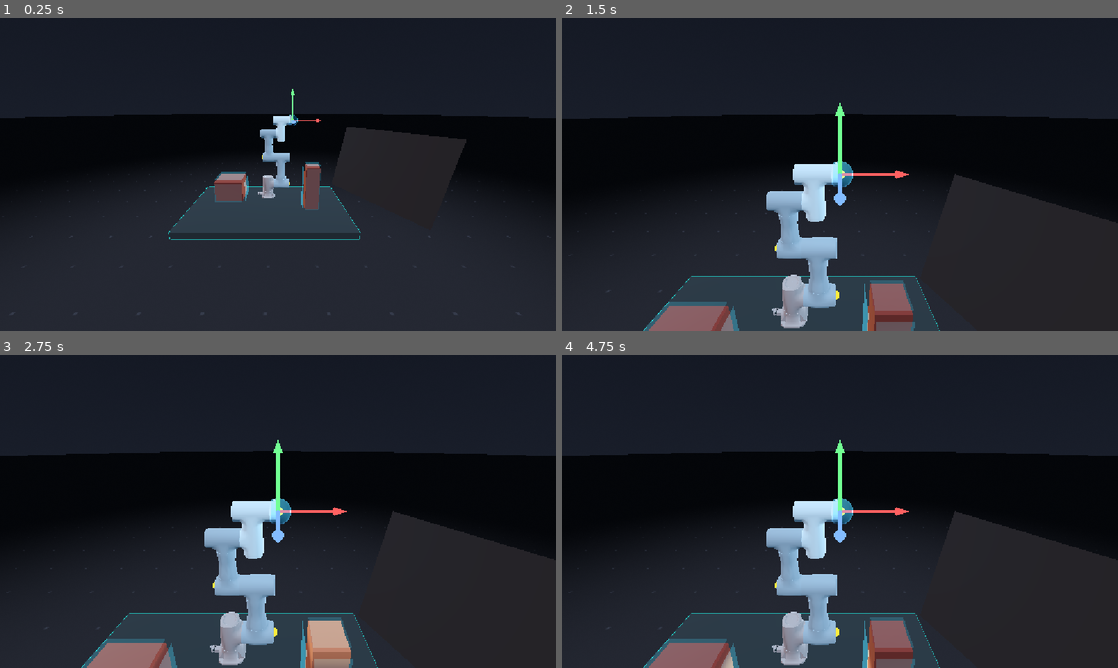
Above: before the commit, frames 1-4 (two rows, left to right).
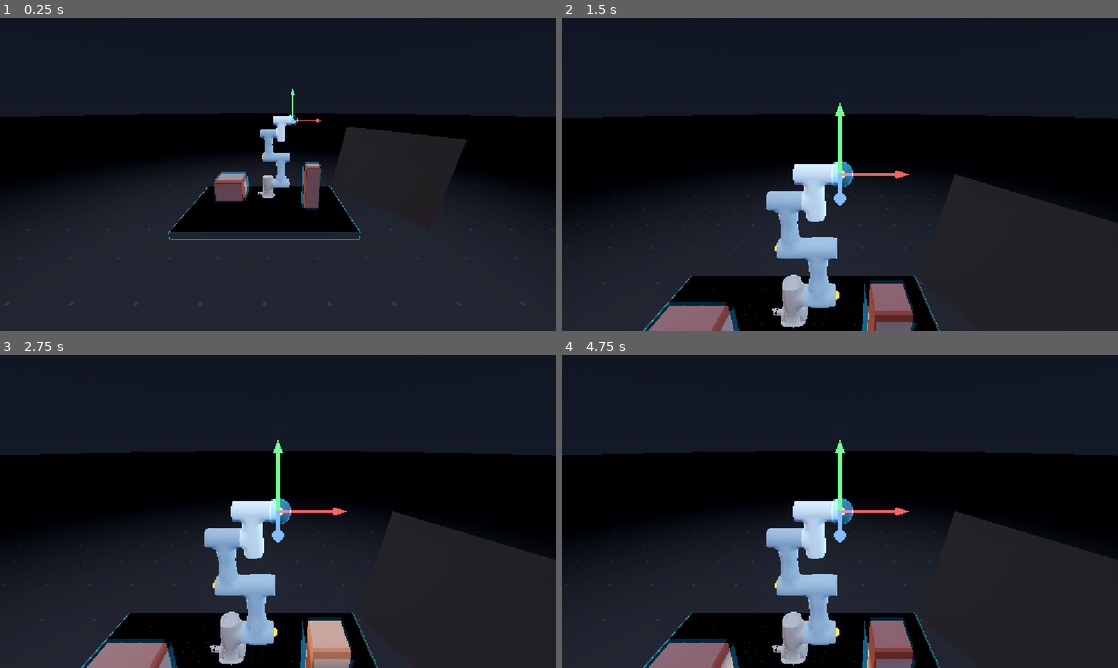
Above: after the commit, the same moments.

Repository: hupikus/dobot-cr3-rebase
Game: Godot game, scene res://main.tscn
The game is run twice, just before and just after one commit, with the same random seed, the same clock (stepped at 60 frames per second) and the same inputs.
Inputs (mouse positions are in pixels of both pictures, inside the frame that each line leads up to):
- Up to frame 1 (0.25 s): no input
- Up to frame 2 (1.5 s): tap Enter at 0.5 s; move the mouse to (962, 158) at 0.52 s; tap F at 0.6 s; click (962, 158) at 0.67 s; tap Space at 1.25 s; drag from (728, 190) to (812, 237) at 1.27 s
- Up to frame 3 (2.75 s): move the mouse to (333, 442) at 2.02 s; tap F at 2.1 s; click (333, 442) at 2.17 s
- Up to frame 4 (4.75 s): drag from (812, 574) to (673, 464) at 2.77 s; tap Enter at 3.5 s; move the mouse to (1006, 558) at 3.52 s; tap F at 3.6 s; click (1006, 558) at 3.67 s; tap Space at 4.25 s; drag from (673, 464) to (756, 433) at 4.27 s

The runs differ from the first frame. In frame 1, 4.0% of the frame differs, in the area x 0-100%, y 30-95%; in frame 2, 5.1%, in the area x 0-100%, y 30-100%; in frame 3, 5.1%; in frame 4, 5.1%.

Commit message:
Collision; bugfix

Diff:
--- a/main.tscn
+++ b/main.tscn
@@ -9,11 +9,12 @@
 [ext_resource type="Shader" uid="uid://cbomsjly5yddc" path="res://shaders/sky.gdshader" id="3_5vw27"]
 [ext_resource type="Shader" uid="uid://ce4wxmvx0x0sq" path="res://shaders/floor.gdshader" id="4_kek77"]
 [ext_resource type="PackedScene" uid="uid://c1bx1qcflef0g" path="res://nodes/arm_solid.tscn" id="4_lquwl"]
-[ext_resource type="Shader" uid="uid://ctcnh2a1iu33d" path="res://shaders/table_outline.gdshader" id="5_efxa6"]
+[ext_resource type="Shader" uid="uid://ctcnh2a1iu33d" path="res://shaders/outline.gdshader" id="5_efxa6"]
 [ext_resource type="Script" uid="uid://dllxoj03du823" path="res://script/dobot_cr3/dobot.gd" id="6_272bh"]
+[ext_resource type="Shader" uid="uid://dxdn24u68rjvc" path="res://shaders/grid.gdshader" id="7_vivmo"]
 [ext_resource type="Script" uid="uid://dx47tytj6e84t" path="res://script/obstacles.gd" id="7_w48qg"]
 [ext_resource type="Script" uid="uid://dwvb6hx8jrkyj" path="res://script/target_runaway.gd" id="8_ycdy4"]
-[ext_resource type="Script" uid="uid://damb5tf8a4m4s" path="res://script/controls/screen.gd" id="14_w48qg"]
+[ext_resource type="Script" uid="uid://damb5tf8a4m4s" path="res://script/controls/ui_screen.gd" id="14_w48qg"]
 
 [sub_resource type="ShaderMaterial" id="ShaderMaterial_6wiwe"]
 shader = ExtResource("3_5vw27")
@@ -30,6 +31,8 @@
 sky = SubResource("sky")
 ambient_light_source = 3
 tonemap_mode = 2
+glow_enabled = true
+glow_bloom = 0.11
 
 [sub_resource type="ShaderMaterial" id="ShaderMaterial_4c57u"]
 render_priority = 0
@@ -66,6 +69,15 @@
 [sub_resource type="BoxShape3D" id="table_shape"]
 size = Vector3(1.4, 0.06, 0.9)
 
+[sub_resource type="ShaderMaterial" id="ShaderMaterial_2cqfq"]
+render_priority = 0
+shader = ExtResource("7_vivmo")
+shader_parameter/edge_color = Color(0.035, 0.04, 0.05, 1)
+shader_parameter/grid_color = Color(0.2, 0.22, 0.27, 1)
+shader_parameter/grid_spacing = 0.05
+
+[sub_resource type="PlaneMesh" id="PlaneMesh_g4v7s"]
+
 [sub_resource type="BoxMesh" id="pillar_mesh"]
 size = Vector3(0.12, 0.4, 0.12)
 
@@ -112,7 +124,7 @@
 light_angular_distance = 52.5
 
 [node name="Floor" type="MeshInstance3D" parent="." unique_id=1461899162]
-transform = Transform3D(1, 0, 0, 0, 0.01, 0, 0, 0, 1, 0.0015357733, -0.0021389723, 0.0002875328)
+transform = Transform3D(1, 0, 0, 0, 0.01, 0, 0, 0, 1, 0, 0.1, 0)
 material_override = SubResource("ShaderMaterial_4c57u")
 mesh = SubResource("CylinderMesh_kek77")
 
@@ -131,6 +143,11 @@
 
 [node name="Collision" type="CollisionShape3D" parent="Table" unique_id=1538464604]
 shape = SubResource("table_shape")
+
+[node name="grid" type="MeshInstance3D" parent="Table" unique_id=1263370000]
+transform = Transform3D(0.6897405, 0, 0, 0, 1, 0, 0, 0, 0.44788247, 0, 0.03664708, 0)
+material_override = SubResource("ShaderMaterial_2cqfq")
+mesh = SubResource("PlaneMesh_g4v7s")
 
 [node name="Obstacles" type="Node3D" parent="." unique_id=1156107802]
 script = ExtResource("7_w48qg")
@@ -170,21 +187,24 @@
 [node name="ArmSolid" parent="." unique_id=1296330062 instance=ExtResource("4_lquwl")]
 transform = Transform3D(1, 0, 0, 0, 1, 0, 0, 0, 1, 0, 0.74, -0.75)
 
-[node name="Screen" type="Node3D" parent="." unique_id=1689325039]
+[node name="Screens" type="Node3D" parent="." unique_id=1941604643]
 transform = Transform3D(0.45447, 0.337224, -0.824461, 0, 0.925569, 0.378579, 0.890762, -0.172053, 0.420644, 0.98, 1.05, -0.5)
+
+[node name="Screen" type="Node3D" parent="Screens" unique_id=1689325039]
+transform = Transform3D(1, 0, 0, 0, 1.0000001, 0, 2.9802322e-08, 0, 1, 0, 0, 0)
 script = ExtResource("14_w48qg")
 
-[node name="Frame" type="MeshInstance3D" parent="Screen" unique_id=836317613]
+[node name="Frame" type="MeshInstance3D" parent="Screens/Screen" unique_id=836317613]
 transform = Transform3D(1.3925574, 0, 0, 0, -0.22504291, -1.3742532, 0, 1.3742533, -0.2250429, 0, 0, 0)
 material_override = SubResource("screen_mat")
 mesh = SubResource("PlaneMesh_7mycd")
 
-[node name="SubViewport" type="SubViewport" parent="Screen" unique_id=1751951395]
+[node name="SubViewport" type="SubViewport" parent="Screens/Screen" unique_id=1751951395]
 disable_3d = true
 size = Vector2i(512, 320)
 render_target_update_mode = 4
 
-[node name="UI" type="Control" parent="Screen/SubViewport" unique_id=1860135398]
+[node name="UI" type="Control" parent="Screens/Screen/SubViewport" unique_id=1860135398]
 layout_mode = 3
 anchors_preset = 15
 anchor_right = 1.0
--- a/script/controls/mouse_controls.gd
+++ b/script/controls/mouse_controls.gd
@@ -6,9 +6,9 @@
 @onready var solid: DobotCR3 = $"../../ArmSolid"
 
 @onready var target: Node3D = $"../../Target"
-@onready var screen_node: Node3D = $"../../Screen"
+@onready var screen_node: Node3D = $"../../Screens/Screen"
 @onready var desktop_camera: Camera3D = $"../../DesktopCamera"
-@onready var sub_viewport: SubViewport = $"../../Screen/SubViewport"
+@onready var subviewport: SubViewport = $"../../Screens/Screen/SubViewport"
 
 @export var screen_size := Vector2(0.72, 0.45)
 
@@ -201,7 +201,7 @@
 
 
 func click_screen(uv: Vector2) -> void:
-	var vp_size = Vector2(sub_viewport.size)
+	var vp_size = Vector2(subviewport.size)
 	var pos := Vector2(uv.x * vp_size.x, uv.y * vp_size.y)
 	for pressed in [true, false]:
 		var event := InputEventMouseButton.new()
@@ -211,7 +211,7 @@
 		event.global_position = pos
 		if pressed:
 			event.button_mask = MOUSE_BUTTON_MASK_LEFT
-		sub_viewport.push_input(event, true)
+		subviewport.push_input(event, true)
 
 var colors := [Color(1, 0.3, 0.3), Color(0.35, 1, 0.45), Color(0.4, 0.6, 1)]
 var rots := [Vector3(0, 0, -90), Vector3.ZERO, Vector3(90, 0, 0)]
@@ -284,7 +284,7 @@
 	for i in range(3):
 		var axis = axis_vector(i)
 		var s = closest_line_param(target.global_position, axis, from, dir)
-		if is_nan(s) or s < -0.002 or s > gizmo_length + 0.006:
+		if is_nan(s) or s < -0.002 or s > gizmo_length + 0.06:
 			continue
 		var point = target.global_position + axis * s
 		var t = (point - from).dot(dir)
--- a/script/controls/screen.gd
+++ b/script/controls/screen.gd
@@ -1,7 +1,2 @@
+class_name Screen
 extends Node
-
-func _ready() -> void:
-	pass
-
-func _process(delta: float) -> void:
-	pass
--- /dev/null
+++ b/script/controls/ui_screen.gd
@@ -0,0 +1,23 @@
+extends Node
+
+@export var screen_size := Vector2(0.72, 0.45)
+
+@onready var subviewport: SubViewport = $SubViewport
+@onready var ui: Control = $SubViewport/UI
+@onready var frame: MeshInstance3D = $Frame
+
+var material := StandardMaterial3D.new()
+
+func _ready() -> void:
+	material.albedo_color = Color(1, 1, 1, 1)
+	material.albedo_texture = subviewport.get_texture()
+	material.shading_mode = BaseMaterial3D.SHADING_MODE_UNSHADED
+	material.texture_filter = BaseMaterial3D.TEXTURE_FILTER_NEAREST
+
+	if frame.material_override == null:
+		frame.material_override = material
+
+	#ui.reset_pressed.connect(_on_reset)
+	#ui.approve_pressed.connect(_on_approve)
+	#ui.safe_thickness_changed.connect(_on_safe_thickness_changed)
+	#ui.set_safe_thickness(_safe_thickness)
--- a/script/controls/xr.gd
+++ b/script/controls/xr.gd
@@ -12,9 +12,9 @@
 
 @onready var desktop_controls: Node3D = $"../MouseControls"
 
-@onready var screen: Node3D = $"../../Screen"
-@onready var screen_frame: MeshInstance3D = $"../../Screen/Frame"
-@onready var subviewport: SubViewport = $"../../Screen/SubViewport"
+@onready var screen: Node3D = $"../../Screens/Screen"
+@onready var screen_frame: MeshInstance3D = $"../../Screens/Screen/Frame"
+@onready var subviewport: SubViewport = $"../../Screens/Screen/SubViewport"
 
 @onready var target: Node3D = $"../../Target"
 @onready var xr_origin: XROrigin3D = $"../../XROrigin3D"
--- a/script/dobot_cr3/dobot.gd
+++ b/script/dobot_cr3/dobot.gd
@@ -31,12 +31,12 @@
 var joint_weights = [1.0, 1.0, 1.0, 1.0, 1.0, 1.0]
 
 const JOINT_LIMITS: Array[Vector2] = [
-	Vector2(-6.28, 6.28),   # J1
-	Vector2(-6.28, 6.28),   # J2
+	Vector2(-PI*2, PI*2),   # J1
+	Vector2(-PI*2, PI*2),   # J2
 	Vector2(-2.705, 2.705), # J3
-	Vector2(-6.28, 6.28),   # J4
-	Vector2(-6.28, 6.28),   # J5
-	Vector2(-6.28, 6.28),   # J6
+	Vector2(-PI*2, PI*2),   # J4
+	Vector2(-PI*2, PI*2),   # J5
+	Vector2(-PI*2, PI*2),   # J6
 ]
 
 var joint_angles := PackedFloat32Array()
@@ -122,6 +122,11 @@
 		return
 	is_transitioning = true
 
+func get_angles() -> PackedFloat32Array:
+	for i in range(JOINTS_LEN):
+		joint_angles[i] = joints[i].rotation[joint_axes[i]]
+	return joint_angles
+
 func apply_joint_angles(angles: PackedFloat32Array) -> void:
 	is_transitioning = false
 	for i in range(joints.size()):
--- a/script/dobot_cr3/ghost_model.gd
+++ b/script/dobot_cr3/ghost_model.gd
@@ -1,4 +1,6 @@
-extends Node
+extends Node3D
+
+const OBSTACLE_LAYER := 2
 
 @export var base_color: Color = Color(0.35, 0.65, 1.0, 0.35)
 @export var base_color_error: Color = Color(1.0, 0.2, 0.2, 0.5)
@@ -7,7 +9,9 @@
 
 @export var handle_scale: float = 1
 
-@onready var ghost = $".."
+@onready var ghost: DobotCR3 = $".."
+@onready var solid: DobotCR3 = $"../../ArmSolid"
+
 @onready var meshes: Array[Node3D] = [
 	$"CR3-BASE/CR3_J1/LINK2-CR3A",
 	$"CR3-BASE/CR3_J1/LINK2-CR3A/CR3_J3",
@@ -26,20 +30,31 @@
 
 var sphere := SphereMesh.new()
 
+var shapes: Array
+var _query := PhysicsShapeQueryParameters3D.new()
 func _ready() -> void:
 	base_material.transparency = BaseMaterial3D.TRANSPARENCY_ALPHA
 	base_material.shading_mode = BaseMaterial3D.SHADING_MODE_UNSHADED
 	base_material.albedo_color = base_color
 
+	shapes.resize(meshes.size())
+	shapes.fill([])
+	var i := 0
 	for joint in meshes:
 		joint.material_override = base_material
+		shapes[i] = _extract_convex_shapes(joint)
+		i += 1
+
 
 	handle_material.albedo_color = handle_color
 	handle_material.shading_mode = BaseMaterial3D.SHADING_MODE_UNSHADED
 	create_handles()
 
+	_query.collision_mask = OBSTACLE_LAYER
+	_query.collide_with_bodies = true
+	_query.margin = obstacle.safe_thickness
+
 func create_handles() -> void:
-
 	for joint in meshes:
 		var handle := MeshInstance3D.new()
 		handle.mesh = sphere
@@ -52,26 +67,69 @@
 
 func _process(delta: float) -> void:
 	update_collisions()
+	update_transparency()
+
+func _extract_convex_shapes(mi: MeshInstance3D) -> Array[Shape3D]:
+	var out: Array[Shape3D] = []
+	if mi.mesh == null:
+		return out
+
+	var before := mi.get_child_count()
+	mi.create_multiple_convex_collisions()
+
+	# Collect the newly created nodes first, so freeing doesn't invalidate indices.
+	var added: Array[Node] = []
+	for idx in range(before, mi.get_child_count()):
+		added.append(mi.get_child(idx))
+
+	for child in added:
+		if child is StaticBody3D:
+			for c in child.get_children():
+				if c is CollisionShape3D and c.shape is ConvexPolygonShape3D:
+					out.append(c.shape)
+			child.queue_free()   # free the body, not the shape nodes
+
+	return out
 
 func update_collisions() -> void:
+	var space := get_world_3d().direct_space_state
 	var any := false
-	for gm in meshes:
+
+	for i in meshes.size():
+		var gm := meshes[i]
 		if not is_instance_valid(gm):
 			continue
-		var ga: AABB = gm.global_transform * gm.get_aabb()
-		for om in obstacles:
-			if not is_instance_valid(om):
+		var joint_shapes: Array = shapes[i]
+		for shape in joint_shapes:
+			if shape == null:
 				continue
-			var oa: AABB = om.global_transform * om.get_aabb()
-			# Collision volume is extebded by the thicknesss
-			oa = oa.grow(obstacle.safe_thickness)
-			if ga.intersects(oa):
+			_query.shape = shape
+			_query.transform = (gm as Node3D).global_transform
+			if space.intersect_shape(_query, 1).size() > 0:
 				any = true
 				break
 		if any:
 			break
+
 	if any != colliding:
 		colliding = any
 		base_material.albedo_color = base_color_error if any else base_color
+	#screen_ui.set_collision(any)
 
-	#screen_ui.set_collision(any)
+const ANGLE_INTERPOLATE_TRANSPARENCY = 0.4
+func update_transparency() -> void:
+	var solid_pos := solid.get_angles()
+	var ghost_pos := ghost.get_angles()
+
+	var i := 0
+	var total_diff := 0.0
+	for joint in meshes:
+		var diff = wrapf(ghost_pos[i] - solid_pos[i], -PI, PI)
+		diff = abs(diff)
+		total_diff += diff
+		i += 1
+
+		if total_diff > ANGLE_INTERPOLATE_TRANSPARENCY:
+			joint.transparency = 0.0
+		else:
+			joint.transparency = 1.0 - (total_diff / ANGLE_INTERPOLATE_TRANSPARENCY)
--- a/script/obstacles.gd
+++ b/script/obstacles.gd
@@ -1,6 +1,8 @@
 extends Node
 
 @export var safe_thickness = 0.02
+
+const OBSTACLE_LAYER := 2
 
 var obstacle_material := ShaderMaterial.new()
 var shell_mat := ShaderMaterial.new()
@@ -22,3 +24,11 @@
 
 		shell.material_override = shell_mat
 		child.add_child(shell)
+
+
+		child.create_trimesh_collision()
+		for om in child.get_children():
+			if om is StaticBody3D:
+				om.collision_layer = OBSTACLE_LAYER
+				om.collision_mask = 0
+				break
--- a/shaders/floor.gdshader
+++ b/shaders/floor.gdshader
@@ -35,8 +35,7 @@
 	float line = 1.0 - smoothstep(0.02, 0.035, g);
 	col = mix(col, grid_color, line * fade * 0.7);
 
-	// Subtle grain to avoid a flat, banded look.
-	col += (hash(p * 90.0) - 0.5) * 0.004;
+	col += (hash(p * 90.0) - 0.5) * 0.001;
 
 	ALBEDO = col;
 }
--- /dev/null
+++ b/shaders/grid.gdshader
@@ -0,0 +1,33 @@
+shader_type spatial;
+render_mode unshaded, cull_disabled;
+
+
+uniform vec3 edge_color : source_color = vec3(0.035, 0.04, 0.05);
+uniform vec3 grid_color : source_color = vec3(0.20, 0.22, 0.27);
+uniform float grid_spacing = 0.05;
+
+varying vec3 world_pos;
+
+void vertex() {
+	world_pos = (MODEL_MATRIX * vec4(VERTEX, 1.0)).xyz;
+}
+
+float hash(vec2 p) {
+	return fract(sin(dot(p, vec2(127.1, 311.7))) * 43758.5453);
+}
+
+void fragment() {
+	vec2 p = world_pos.xz;
+	float r = length(p);
+	vec3 col = edge_color;
+
+	// Faint world grid.
+	float g = max(
+		abs(fract(p.x / grid_spacing + 0.5) - 0.5),
+		abs(fract(p.y / grid_spacing + 0.5) - 0.5)
+	);
+	float line = 1.0 - smoothstep(0.02, 0.035, g);
+	col = mix(col, grid_color, line);
+
+	ALBEDO = col;
+}
--- a/shaders/sky.gdshader
+++ b/shaders/sky.gdshader
@@ -3,16 +3,15 @@
 uniform vec3 horizon_color : source_color = vec3(0.14, 0.16, 0.20);
 uniform vec3 zenith_color : source_color = vec3(0.06, 0.07, 0.10);
 uniform float gradient_power : hint_range(0.1, 4.0) = 0.8;
-uniform float grain : hint_range(0.0, 0.1) = 0.04;
+uniform float grain : hint_range(0.0, 10.0) = 2.0;
 
 float hash(vec2 p) {
-	return fract(sin(dot(p, vec2(127.1, 311.7))) * 43758.5453);
+	return fract(sin(dot(p, vec2(127.1, 311.7))) * 43758.5453) * grain;
 }
 
 void sky() {
 	float t = clamp(EYEDIR.y * 0.5 + 0.5, 0.0, 1.0);
 	vec3 col = mix(horizon_color, zenith_color, pow(t, gradient_power));
-	float n = hash(EYEDIR.xz * 400.0) - 0.5;
-	col += n / 255.0;
+	col += hash(EYEDIR.xz * 400.0);
 	COLOR = col;
 }
Not shown, changed: script/controls/screen.gd.uid
Not shown, added: script/controls/ui_screen.gd.uid
Not shown, added: shaders/grid.gdshader.uid
Renamed: shaders/table_outline.gdshader -> shaders/outline.gdshader
Renamed: shaders/table_outline.gdshader.uid -> shaders/outline.gdshader.uid
